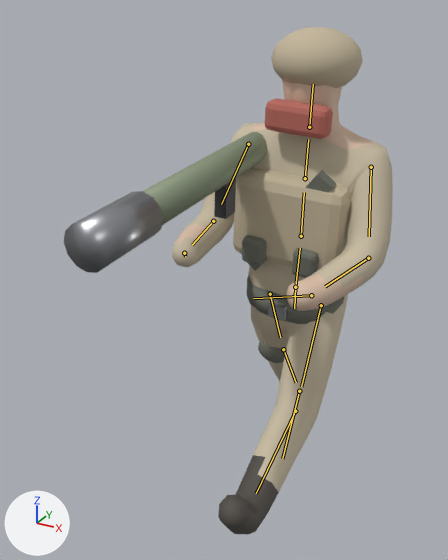
The glTF model models/units/shadow_inf_at.glb, before and after one commit.
Before and after are seen from a 50 mm lens placed at (0.98, -2.47, 2.43), pointed at (-0.19, -0.36, 1.37). Lighting does not change. The marker at lower left points along +X, +Y and +Z. The first picture is the older version. Both versions are drawn at frame 14 of the action 'Walk'; the numbers are the values there. The bones that change, and the others that lie on the model, are drawn over the model as lines.

Objects in the first picture: 'Bandolier', 'Belt', 'Body', 'Buckle', 'Grip', 'KneeR', 'Launcher', 'Pouch', 'Pouch.001', 'Scarf', 'Turban', 'Vest', 'Warhead'.
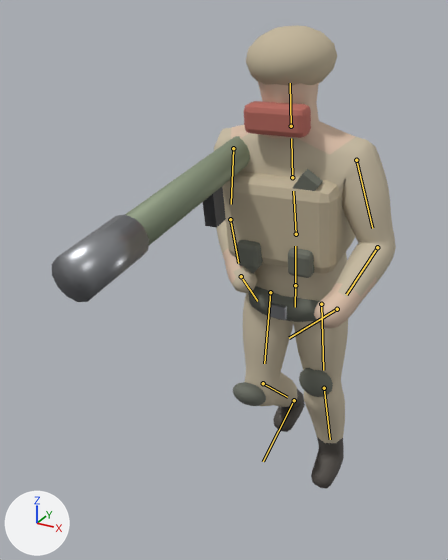
Diff of the bpy script that builds the scene:
```diff
--- a/models/units/shadow_inf_at.glb.py
+++ b/models/units/shadow_inf_at.glb.py
@@ bone_root @@
 bone_root = bpy.data.objects['Rig'].pose.bones['root']
-bone_root.location = (0.0, 0.0, 0.002)
-bone_root.rotation_quaternion = (1.0, 0.0, 0.0, 0.0)  # degrees (0, 0, 0)
+bone_root.location = (0.0, -0.007, 0.0)
+bone_root.rotation_quaternion = (-1.0, -0.026, -0.013, 0.007)  # degrees (3, 2, -1)
@@ bone_spine @@
 bone_spine = bpy.data.objects['Rig'].pose.bones['spine']  # child of 'root'
-bone_spine.rotation_quaternion = (-0.998, -0.044, 0.001, 0.033)  # degrees (5, 0, -4)
+bone_spine.rotation_quaternion = (-0.999, -0.035, -0.011, 0.0)  # degrees (4, 1, 0)
@@ bone_chest @@
 bone_chest = bpy.data.objects['Rig'].pose.bones['chest']  # child of 'spine'
-bone_chest.rotation_quaternion = (1.0, 0.0, 0.0, 0.0)  # degrees (0, 0, 0)
+bone_chest.rotation_quaternion = (1.0, 0.017, 0.007, 0.0)  # degrees (2, 1, 0)
@@ bone_head @@
 bone_head = bpy.data.objects['Rig'].pose.bones['head']  # child of 'neck'
-bone_head.rotation_quaternion = (1.0, 0.0, 0.0, 0.0)  # degrees (0, 0, 0)
+bone_head.rotation_quaternion = (1.0, -0.011, -0.005, 0.0)  # degrees (-1, -1, 0)
@@ bone_upperarm_l @@
 bone_upperarm_l = bpy.data.objects['Rig'].pose.bones['upperarm.L']  # child of 'chest'
-bone_upperarm_l.rotation_quaternion = (0.984, -0.173, 0.008, -0.043)  # degrees (-20, 0, -5)
+bone_upperarm_l.rotation_quaternion = (1.0, -0.006, -0.002, -0.002)  # degrees (-1, 0, 0)
@@ bone_upperarm_r @@
 bone_upperarm_r = bpy.data.objects['Rig'].pose.bones['upperarm.R']  # child of 'chest'
-bone_upperarm_r.rotation_quaternion = (-0.973, 0.216, 0.019, -0.085)  # degrees (-25, 0, 10)
+bone_upperarm_r.rotation_quaternion = (1.0, 0.007, -0.001, -0.001)  # degrees (1, 0, 0)
@@ bone_forearm_r @@
 bone_forearm_r = bpy.data.objects['Rig'].pose.bones['forearm.R']  # child of 'upperarm.R'
-bone_forearm_r.rotation_quaternion = (0.966, -0.259, 0.0, 0.0)  # degrees (-30, 0, 0)
+bone_forearm_r.rotation_quaternion = (1.0, 0.0, 0.0, 0.0)  # degrees (0, 0, 0)
@@ bone_thigh_l @@
 bone_thigh_l = bpy.data.objects['Rig'].pose.bones['thigh.L']  # child of 'root'
-bone_thigh_l.rotation_quaternion = (0.964, -0.265, 0.0, 0.0)  # degrees (-31, 0, 0)
+bone_thigh_l.rotation_quaternion = (0.999, 0.054, 0.001, 0.001)  # degrees (6, 0, 0)
@@ bone_shin_l @@
 bone_shin_l = bpy.data.objects['Rig'].pose.bones['shin.L']  # child of 'thigh.L'
-bone_shin_l.rotation_quaternion = (0.943, -0.333, 0.0, 0.0)  # degrees (-39, 0, 0)
+bone_shin_l.rotation_quaternion = (0.999, 0.044, 0.001, 0.0)  # degrees (5, 0, 0)
@@ bone_thigh_r @@
 bone_thigh_r = bpy.data.objects['Rig'].pose.bones['thigh.R']  # child of 'root'
-bone_thigh_r.rotation_quaternion = (0.964, 0.265, 0.0, 0.0)  # degrees (31, 0, 0)
+bone_thigh_r.rotation_quaternion = (0.999, -0.054, 0.001, 0.001)  # degrees (-6, 0, 0)
@@ bone_shin_r @@
 bone_shin_r = bpy.data.objects['Rig'].pose.bones['shin.R']  # child of 'thigh.R'
-bone_shin_r.rotation_quaternion = (1.0, -0.004, 0.0, 0.0)  # degrees (0, 0, 0)
+bone_shin_r.rotation_quaternion = (0.91, 0.415, -0.005, -0.005)  # degrees (49, 0, -1)
@@ bone_foot_r @@
 bone_foot_r = bpy.data.objects['Rig'].pose.bones['foot.R']  # child of 'shin.R'
-bone_foot_r.rotation_quaternion = (0.996, 0.084, 0.0, 0.0)  # degrees (10, 0, 0)
+bone_foot_r.rotation_quaternion = (0.926, -0.378, 0.0, 0.0)  # degrees (-44, 0, 0)
```

Pixel boxes [x1, y1, x2, y2] of what changed, in the pictures (448 x 560 px):
'Body', posed (18% narrower, 11% shorter): before [172, 79, 393, 535]; after [214, 81, 396, 489]
'Vest', posed: before [233, 168, 351, 270]; after [223, 171, 355, 273]
'Warhead', posed (6% taller): before [64, 191, 163, 273]; after [52, 215, 149, 302]
'Turban', posed: before [271, 27, 363, 88]; after [246, 25, 337, 86]
'Launcher', posed (17% taller): before [143, 132, 267, 225]; after [125, 136, 250, 245]
'Scarf', posed (10% shorter): before [265, 98, 333, 139]; after [244, 101, 311, 138]
'Belt', posed: before [247, 276, 344, 324]; after [249, 286, 320, 322]
'Grip', posed: before [214, 178, 236, 219]; after [203, 187, 226, 228]
'KneeR', posed: before [258, 342, 286, 363]; after [233, 382, 266, 406]
'Pouch', posed (6% shorter): before [242, 235, 267, 265]; after [237, 240, 263, 268]
'Pouch.001', posed: before [292, 248, 319, 278]; after [288, 248, 314, 278]
'KneeL', posed (not visible before): after [299, 368, 333, 397]
'Bandolier', posed (13% narrower): before [247, 170, 337, 271]; after [245, 169, 323, 274]
'Buckle', posed: before [268, 302, 287, 321]; after [269, 302, 287, 320]
bone 'root', root to tip: before (295, 287) to (294, 308); after (295, 285) to (295, 307)
bone 'spine', root to tip: before (295, 287) to (300, 248); after (295, 285) to (295, 246)
bone 'chest', root to tip: before (301, 236) to (304, 192); after (296, 234) to (293, 191)
bone 'head', root to tip: before (309, 127) to (313, 84); after (291, 126) to (290, 83)
bone 'upperarm.L', root to tip: before (371, 167) to (369, 236); after (356, 160) to (372, 228)
bone 'upperarm.R', root to tip: before (248, 144) to (221, 204); after (233, 148) to (231, 204)
bone 'forearm.R', root to tip: before (213, 221) to (192, 245); after (230, 219) to (238, 263)
bone 'thigh.L', root to tip: before (321, 305) to (301, 386); after (321, 304) to (323, 370)
bone 'shin.L', root to tip: before (295, 411) to (256, 493); after (324, 388) to (330, 439)
bone 'thigh.R', root to tip: before (270, 294) to (280, 337); after (270, 292) to (264, 363)
bone 'shin.R', root to tip: before (283, 349) to (296, 382); after (263, 383) to (287, 397)
bone 'foot.R', root to tip: before (299, 391) to (282, 458); after (294, 400) to (263, 461)
